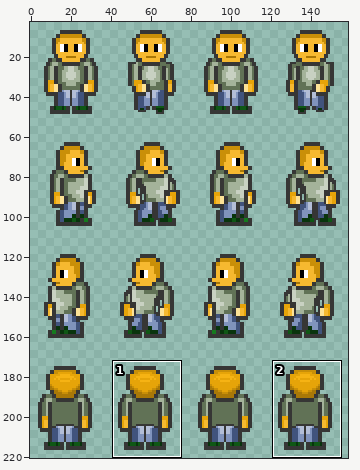
One commit to this sprite sheet: cmd/gestrandet/assets/img/Character Spritemap.png. Above: a wide view before the commit, with the close-up outlined.
Close-up. The starting point:
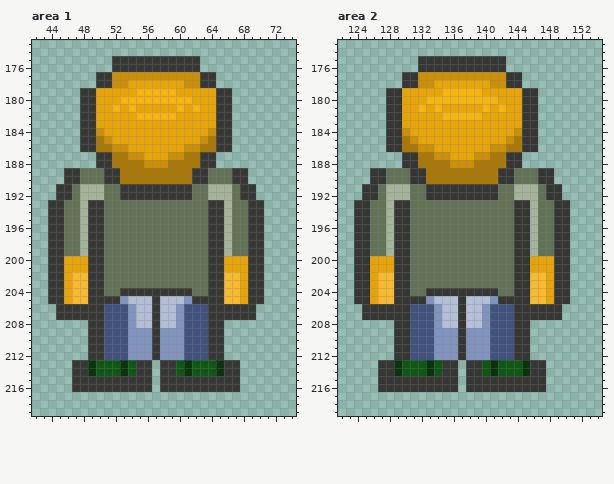
The file is 160x280 pixels. Colours within 5 levels of each other are drawn and written as one. Shown: area 1: x 42..74, y 173..219; area 2: x 122..154, y 173..219. The wide view leaves out empty margins. The commit also changed other parts of the picture, which this record leaves out.
And afterwards:
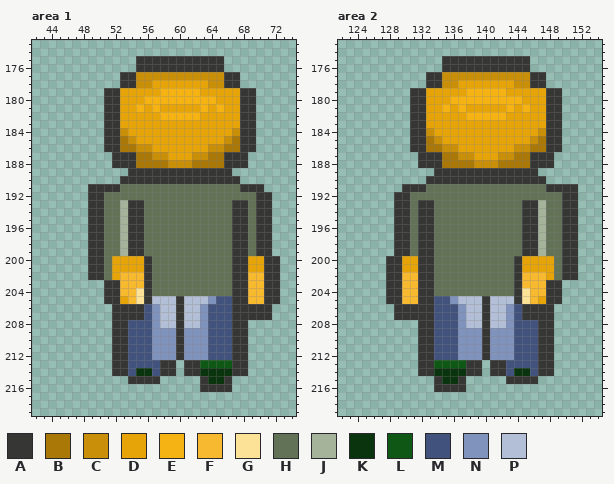
Palette (. is transparent): A #363635  B #a97807  C #c98f08  D #e6a409  E #f6b314  F #f6b930  G #fce296  H #617256  J #a4b39a  K #09340d  L #0f5715  M #41537c  N #8093bc  P #b3bed7
Edits made:
--- area 1
@@ x 42..74 @@
 174 .................................
-175 ..........AAAAAAAAAAA............
-176 ..........AAAAAAAAAAA............
-177 ........AACCCCCCCCCCCAA..........
-178 ........AACCDDDDDDDCCAA..........
-179 ......AADDDDDEEEEEDDDDDAA........
-180 ......AADDDEEEEEEEEEDDDAA........
-181 ......AADDEDEDDDDDEDEDDAA........
-182 ......AADDDDDEEEEEDDDDDAA........
-183 ......AADDDDDDDDDDDDDDDAA........
-184 ......AACDDDDDDDDDDDDDCAA........
-185 ......AABCDDDDDDDDDDDCBAA........
-186 ......AABBCCDDDDDDDCCBBAA........
-187 ........AABBCCDDDCCBBAA..........
-188 ........AABBBBCCCBBBBAA..........
-189 ....AAHHHAABBBBBBBBBAAHHHAA......
-190 ....AAHHHAABBBBBBBBBAAHHHAA......
-191 ...AAHJJJHHAAAAAAAAAHHJJJHAA.....
-192 ...AAHJJJHHAAAAAAAAAHHJJJHAA.....
-193 ..AAHHJAAHHHHHHHHHHHHHAAJHHAA....
-194 ..AAHHJAAHHHHHHHHHHHHHAAJHHAA....
-195 ..AAHHJAAHHHHHHHHHHHHHAAJHHAA....
-196 ..AAHHJAAHHHHHHHHHHHHHAAJHHAA....
-197 ..AAHHJAAHHHHHHHHHHHHHAAJHHAA....
-198 ..AAHHJAAHHHHHHHHHHHHHAAJHHAA....
-199 ..AAHHJAAHHHHHHHHHHHHHAAJHHAA....
-200 ..AADDDAAHHHHHHHHHHHHHAADDDAA....
-201 ..AADDDAAHHHHHHHHHHHHHAADDDAA....
-202 ..AADFFAAHHHHHHHHHHHHHAAFFDAA....
-203 ..AADFFAAHHHHHHHHHHHHHAAFFDAA....
-204 ..AADFFAAHHAAAAAAAAAHHAAFFDAA....
-205 ..AADFFAAAANPPPAPPPNAAAAFFDAA....
-206 ...AAAAAAMMMNPPAPPNMMMAAAAAA.....
-207 ...AAAAAAMMMNPPAPPNMMMAAAAAA.....
-208 .......AAMMMNPPAPPNMMMAA.........
-209 .......AAMMMNNNANNNMMMAA.........
-210 .......AAMMMNNNANNNMMMAA.........
-211 .......AAMMMNNNANNNMMMAA.........
-212 .......AAMMMNNNANNNMMMAA.........
-213 .....AAKLLLKLAA.AALKLLLKAA.......
-214 .....AAKLLLKLAA.AALKLLLKAA.......
-215 .....AAAAAAAAAA.AAAAAAAAAA.......
-216 .....AAAAAAAAAA.AAAAAAAAAA.......
+175 .............AAAAAAAAAAA.........
+176 .............AAAAAAAAAAA.........
+177 ...........AACCCCCCCCCCCAA.......
+178 ...........AACCDDDDDDDCCAA.......
+179 .........AADDDDDEEEEEDDDDDAA.....
+180 .........AADDDEEEEEEEEEDDDAA.....
+181 .........AADDEDEDDDDDEDEDDAA.....
+182 .........AADDDDDEEEEEDDDDDAA.....
+183 .........AADDDDDDDDDDDDDDDAA.....
+184 .........AACDDDDDDDDDDDDDCAA.....
+185 .........AABCDDDDDDDDDDDCBAA.....
+186 .........AABBCCDDDDDDDCCBBAA.....
+187 ..........AAABBCCDDDCCBBAAA......
+188 ..........AAABBBBCCCBBBBAAA......
+189 ............AAAAAAAAAAAAA........
+190 ...........AAAAAAAAAAAAAAA.......
+191 .......AAAAHHHHHHHHHHHHHHHAAA....
+192 .......AAHHHHHHHHHHHHHHHHHHHAA...
+193 .......AAHHJAAHHHHHHHHHHHAAHAA...
+194 .......AAHHJAAHHHHHHHHHHHAAHAA...
+195 .......AAHHJAAHHHHHHHHHHHAAHAA...
+196 .......AAHHJAAHHHHHHHHHHHAAHAA...
+197 .......AAHHJAAHHHHHHHHHHHAAHAA...
+198 .......AAHHJAAHHHHHHHHHHHAAHAA...
+199 .......AAHHJAAHHHHHHHHHHHAAHAA...
+200 .......AAHDDDDAHHHHHHHHHHAADDAA..
+201 .......AAHDDDDAHHHHHHHHHHAADDAA..
+202 .......AAHDFFFAHHHHHHHHHHAAFFAA..
+203 .........AAFFFAHHHHHHHHHHAAFFAA..
+204 .........AAFFGAHHHHHHHHHHAAFFAA..
+205 .........AADFGAPPPAPPPNMMAAFFAA..
+206 ..........AAAAMNPPAPPNMMMAAAAA...
+207 ..........AAAAMNPPAPPNMMMAAAAA...
+208 ..........AAMMMNPPAPPNMMMAA......
+209 ..........AAMMMNNNANNNMMMAA......
+210 ..........AAMMMNNNANNNMMMAA......
+211 ..........AAMMMNNNANNNMMMAA......
+212 ..........AAMMMNNNANNNMMMAA......
+213 ..........AAMMMMAA.AALLLLAA......
+214 ..........AAMKKMAA.AAKKKKAA......
+215 ............AAAA.....AKKA........
+216 .....................AAAA........
 217 .................................
--- area 2
@@ x 122..154 @@
 174 .................................
-175 ..........AAAAAAAAAAA............
-176 ..........AAAAAAAAAAA............
-177 ........AACCCCCCCCCCCAA..........
-178 ........AACCDDDDDDDCCAA..........
-179 ......AADDDDDEEEEEDDDDDAA........
-180 ......AADDDEEEEEEEEEDDDAA........
-181 ......AADDEDEDDDDDEDEDDAA........
-182 ......AADDDDDEEEEEDDDDDAA........
-183 ......AADDDDDDDDDDDDDDDAA........
-184 ......AACDDDDDDDDDDDDDCAA........
-185 ......AABCDDDDDDDDDDDCBAA........
-186 ......AABBCCDDDDDDDCCBBAA........
-187 ........AABBCCDDDCCBBAA..........
-188 ........AABBBBCCCBBBBAA..........
-189 ....AAHHHAABBBBBBBBBAAHHHAA......
-190 ....AAHHHAABBBBBBBBBAAHHHAA......
-191 ...AAHJJJHHAAAAAAAAAHHJJJHAA.....
-192 ...AAHJJJHHAAAAAAAAAHHJJJHAA.....
-193 ..AAHHJAAHHHHHHHHHHHHHAAJHHAA....
-194 ..AAHHJAAHHHHHHHHHHHHHAAJHHAA....
-195 ..AAHHJAAHHHHHHHHHHHHHAAJHHAA....
-196 ..AAHHJAAHHHHHHHHHHHHHAAJHHAA....
-197 ..AAHHJAAHHHHHHHHHHHHHAAJHHAA....
-198 ..AAHHJAAHHHHHHHHHHHHHAAJHHAA....
-199 ..AAHHJAAHHHHHHHHHHHHHAAJHHAA....
-200 ..AADDDAAHHHHHHHHHHHHHAADDDAA....
-201 ..AADDDAAHHHHHHHHHHHHHAADDDAA....
-202 ..AADFFAAHHHHHHHHHHHHHAAFFDAA....
-203 ..AADFFAAHHHHHHHHHHHHHAAFFDAA....
-204 ..AADFFAAHHAAAAAAAAAHHAAFFDAA....
-205 ..AADFFAAAANPPPAPPPNAAAAFFDAA....
-206 ...AAAAAAMMMNPPAPPNMMMAAAAAA.....
-207 ...AAAAAAMMMNPPAPPNMMMAAAAAA.....
-208 .......AAMMMNPPAPPNMMMAA.........
-209 .......AAMMMNNNANNNMMMAA.........
-210 .......AAMMMNNNANNNMMMAA.........
-211 .......AAMMMNNNANNNMMMAA.........
-212 .......AAMMMNNNANNNMMMAA.........
-213 .....AAKLLLKLAA.AALKLLLKAA.......
-214 .....AAKLLLKLAA.AALKLLLKAA.......
-215 .....AAAAAAAAAA.AAAAAAAAAA.......
-216 .....AAAAAAAAAA.AAAAAAAAAA.......
+175 .............AAAAAAAAAAA.........
+176 .............AAAAAAAAAAA.........
+177 ...........AACCCCCCCCCCCAA.......
+178 ...........AACCDDDDDDDCCAA.......
+179 .........AADDDDDEEEEEDDDDDAA.....
+180 .........AADDDEEEEEEEEEDDDAA.....
+181 .........AADDEDEDDDDDEDEDDAA.....
+182 .........AADDDDDEEEEEDDDDDAA.....
+183 .........AADDDDDDDDDDDDDDDAA.....
+184 .........AACDDDDDDDDDDDDDCAA.....
+185 .........AABCDDDDDDDDDDDCBAA.....
+186 .........AABBCCDDDDDDDCCBBAA.....
+187 ..........AAABBCCDDDCCBBAAA......
+188 ..........AAABBBBCCCBBBBAAA......
+189 ............AAAAAAAAAAAAA........
+190 ...........AAAAAAAAAAAAAAA.......
+191 ........AAAHHHHHHHHHHHHHHHAAAA...
+192 .......AAHHHHHHHHHHHHHHHHHHHAA...
+193 .......AAHAAHHHHHHHHHHHAAJHHAA...
+194 .......AAHAAHHHHHHHHHHHAAJHHAA...
+195 .......AAHAAHHHHHHHHHHHAAJHHAA...
+196 .......AAHAAHHHHHHHHHHHAAJHHAA...
+197 .......AAHAAHHHHHHHHHHHAAJHHAA...
+198 .......AAHAAHHHHHHHHHHHAAJHHAA...
+199 .......AAHAAHHHHHHHHHHHAAJHHAA...
+200 ......AADDAAHHHHHHHHHHADDDDHAA...
+201 ......AADDAAHHHHHHHHHHADDDDHAA...
+202 ......AAFFAAHHHHHHHHHHAFFFDHAA...
+203 ......AAFFAAHHHHHHHHHHAFFFAA.....
+204 ......AAFFAAHHHHHHHHHHAGFFAA.....
+205 ......AAFFAAMMNPPPAPPPAGFDAA.....
+206 .......AAAAAMMMNPPAPPNMAAAA......
+207 .......AAAAAMMMNPPAPPNMAAAA......
+208 ..........AAMMMNPPAPPNMMMAA......
+209 ..........AAMMMNNNANNNMMMAA......
+210 ..........AAMMMNNNANNNMMMAA......
+211 ..........AAMMMNNNANNNMMMAA......
+212 ..........AAMMMNNNANNNMMMAA......
+213 ..........AALLLLAA.AAMMMMAA......
+214 ..........AAKKKKAA.AAMKKMAA......
+215 ............AKKA.....AAAA........
+216 ............AAAA.................
 217 .................................
Changed places in both close-ups, as pixel boxes (x1, y1, x2, y2):
changed: (48, 56, 280, 392)
changed: (354, 56, 578, 392)
